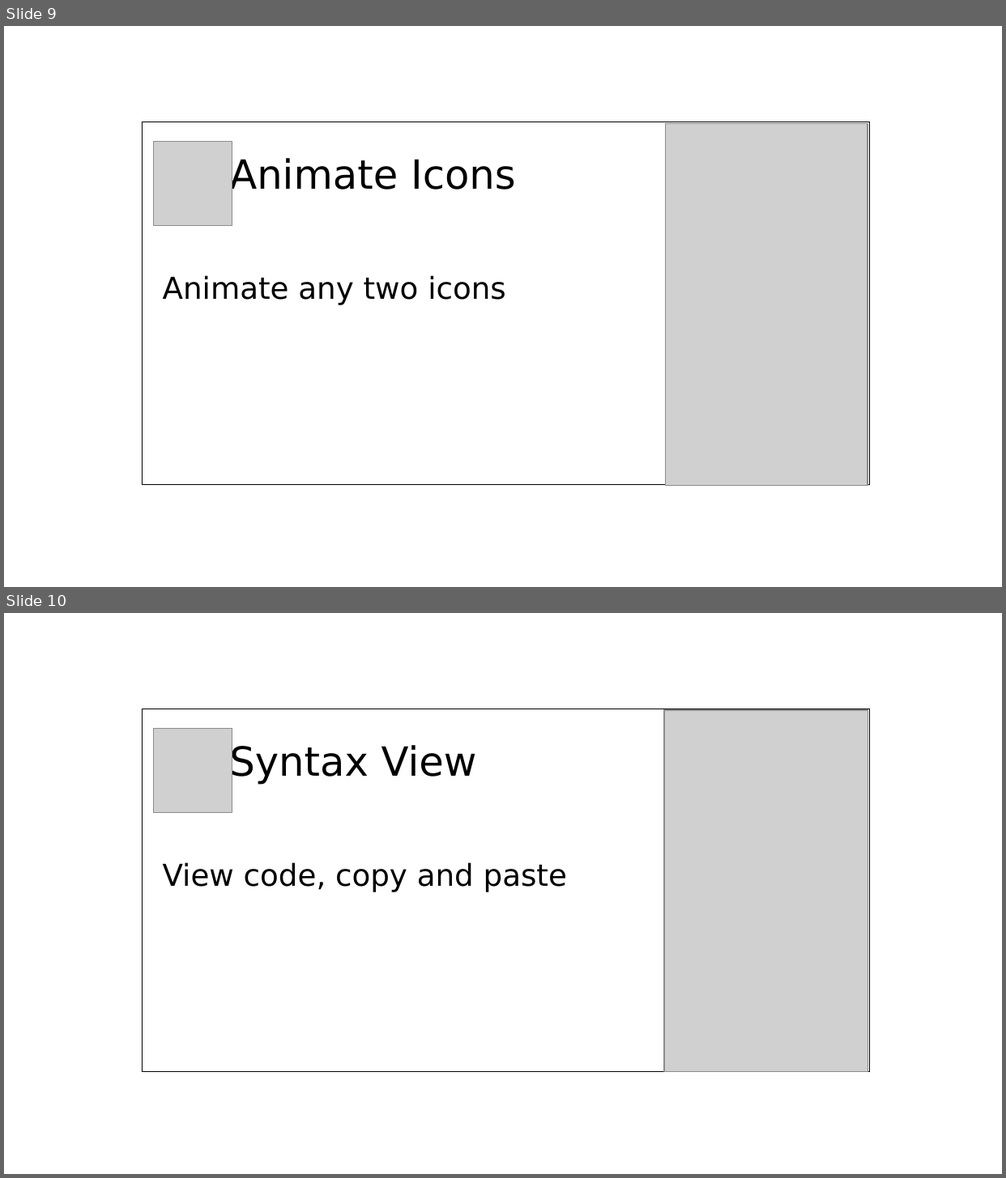
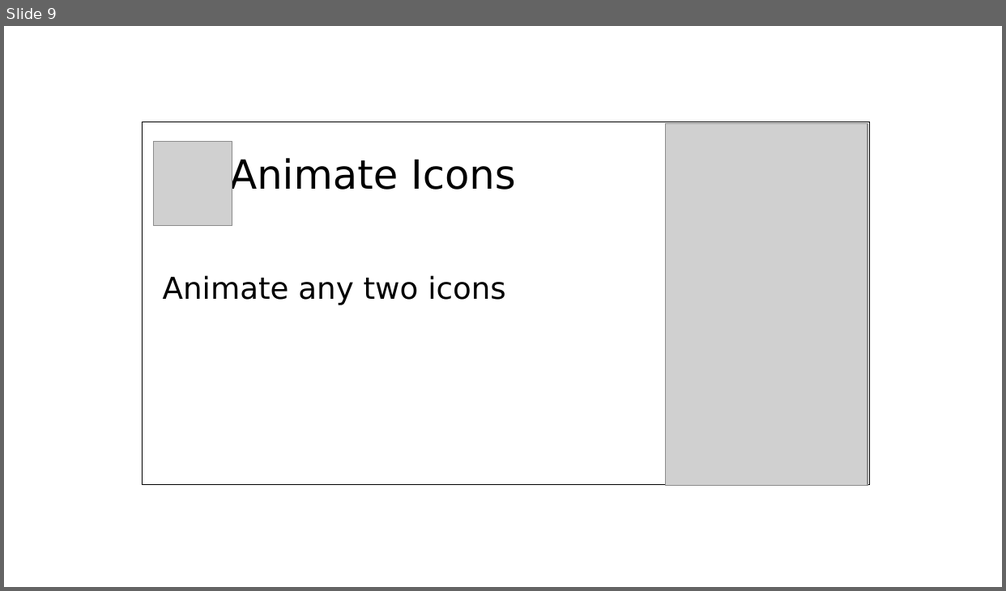
Before and after one commit to limcheekin/fluwix, a slide deck: doc/post-heading-design.odp. Shown one above the other, each under a label of ours: slides 9 and 10 before the commit, slide 9 after it. The pictures are 1006x1178 and 1006x591 pixels, drawn with LibreOffice and Linux fonts; fonts in the diff are those of the drawing; grey boxes stand for pictures. Boxes give left, top, right and bottom in pixels: in the first picture for what was removed or moved away, otherwise in the second. Text is boxed around its words. In the diff, an @@ line names an element or a change of style, - is before the commit and + after.

```diff
--- a/doc/post-heading-design.odp
+++ b/doc/post-heading-design.odp
@@ slide 10 removed at (4,613,1002,1174), background #FFFFFF @@
@@ rectangle removed at (143,709,870,1072) @@
@@ picture removed at (153,728,232,812) @@
@@ picture removed at (664,710,868,1072) @@
@@ text removed at (163,743,567,892) @@
-Syntax View
-View code, copy and paste
```
Also in this commit, not shown: 1 slide added, 9 other files.
